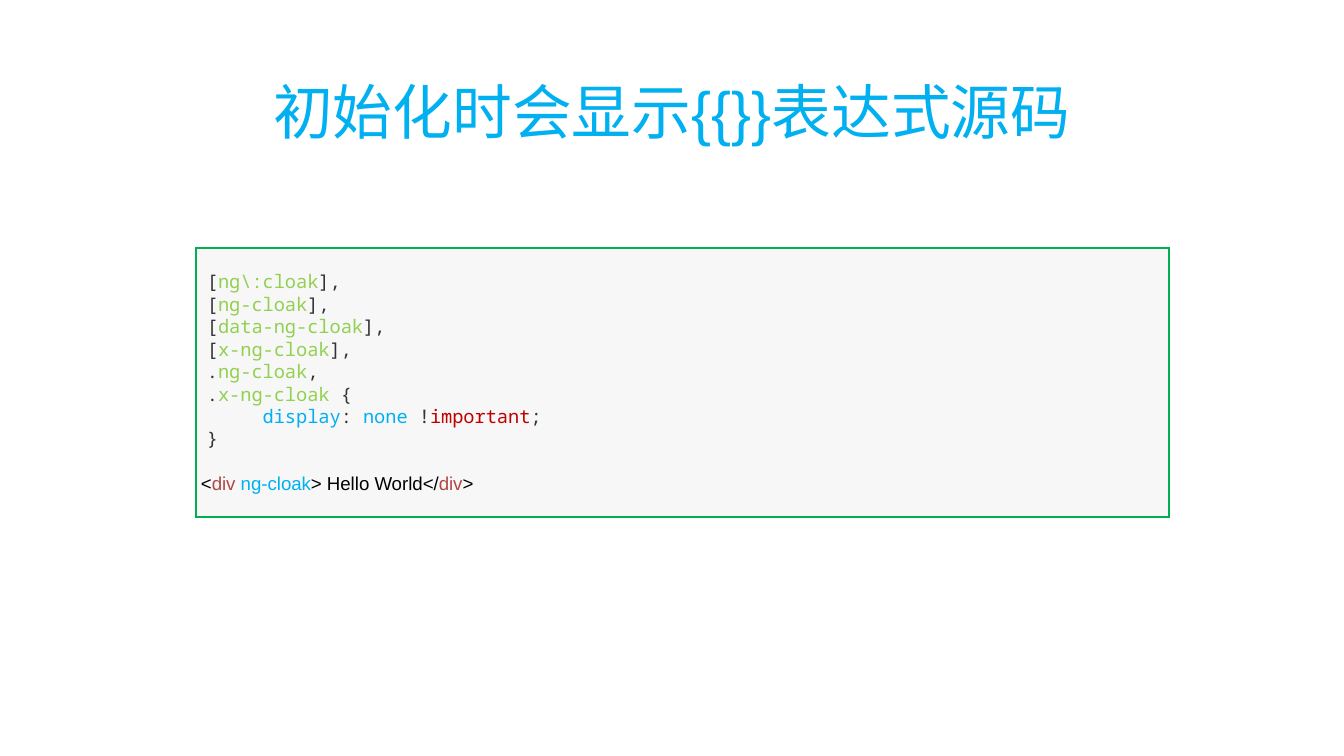
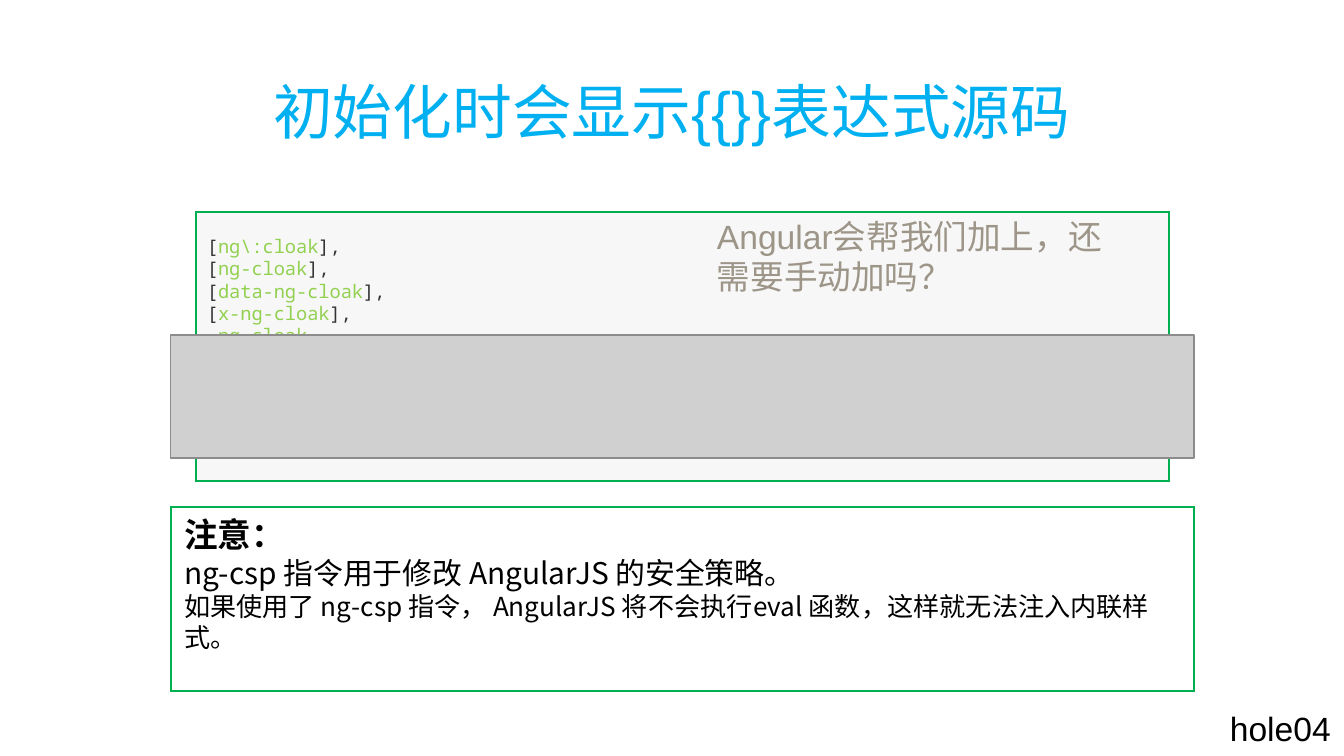
Before and after one commit to AlanZhang001/angularjs, a slide deck: slide 18 of angular-share/angular分享.ppt (slide 17 before the commit). Drawn at 1344x756 pixels with LibreOffice and Linux fonts; fonts in the diff are those of the drawing; grey boxes stand for pictures. Boxes give left, top, right and bottom in pixels: in the first picture for what was removed or moved away, otherwise in the second. Text is boxed around its words. In the diff, an @@ line names an element or a change of style, - is before the commit and + after.

```diff
--- a/angular-share/angular分享.ppt
+++ b/angular-share/angular分享.ppt
@@ rectangle "[ng\:cloak],": place and size @@
-rectangle "[ng\:cloak]," at box(196, 247, 1169, 516)
+rectangle "[ng\:cloak]," at box(196, 212, 1169, 481)
@@ text added at box(717, 222, 1102, 292), 18 pt, text #9C9588 @@
+Angular会帮我们加上，还需要手动加吗？
@@ picture added at box(171, 335, 1193, 458) @@
@@ text in rectangle at box(201, 457, 600, 459): text changed; text colour #000000 to #00B0F0 @@
-<div ng-cloak> Hello World</div>
+<div ng-cloak> Hello World {{ something }}</div>
@@ rectangle added at box(171, 507, 1193, 691), outline #00B050 0.99 pt, 14 pt, text #000000 @@
+注意：
+ng-csp 指令用于修改 AngularJS 的安全策略。
+如果使用了 ng-csp 指令， AngularJS 将不会执行eval 函数，这样就无法注入内联样式。
@@ text added at box(1230, 716, 1331, 742), 18 pt, text #000000 @@
+hole04
```
Also in this commit, not shown: 9 other slides changed, 1 slide added, 7 other files.
